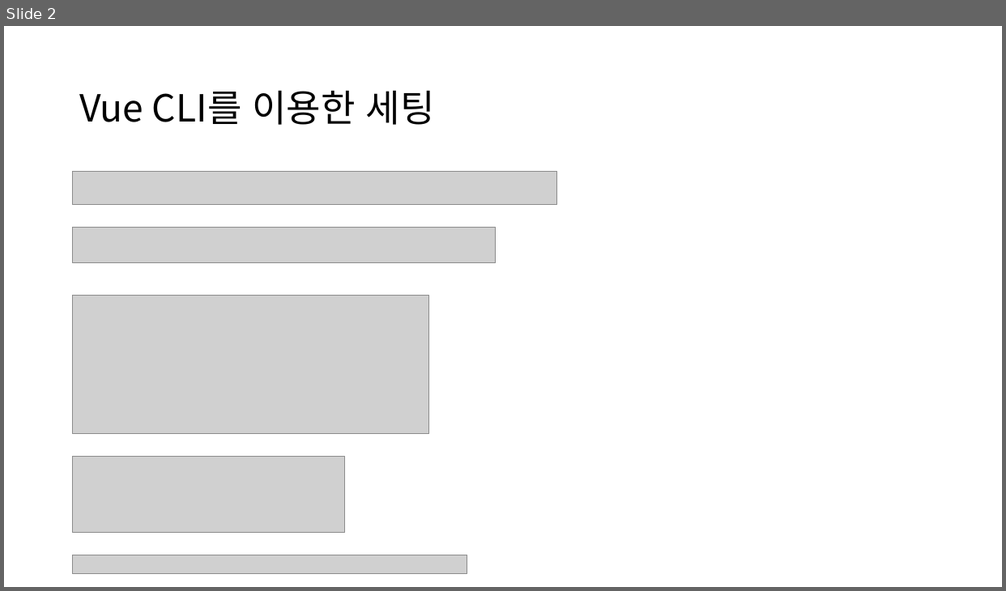
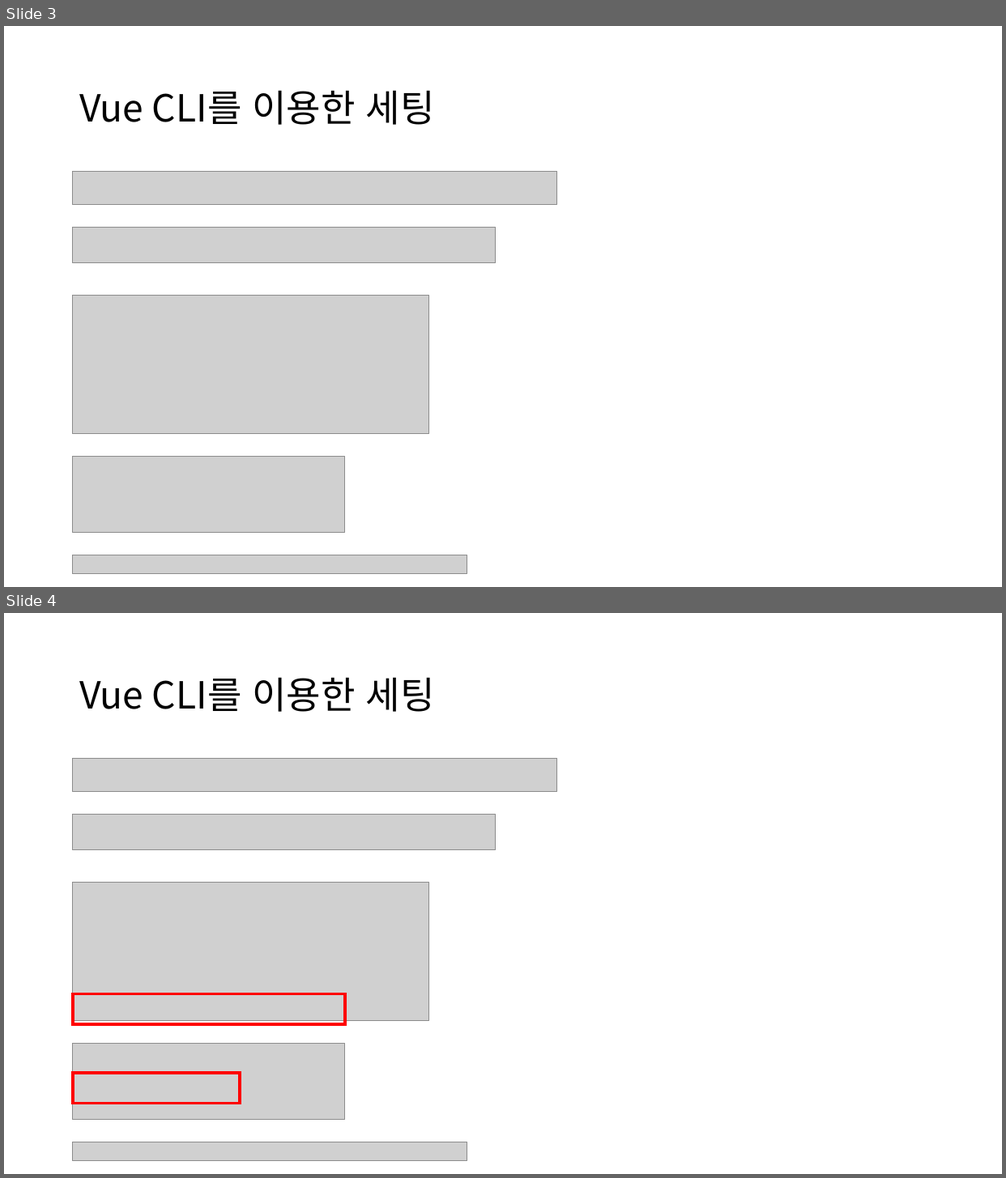
Before and after one commit to WANZARGEN/vue-study, a slide deck: Vue Unit Test.pptx. Shown one above the other, each under a label of ours: slide 2 before the commit, slides 3 and 4 after it. The pictures are 1006x591 and 1006x1178 pixels, drawn with LibreOffice and Linux fonts; fonts in the diff are those of the drawing; grey boxes stand for pictures. Boxes give left, top, right and bottom in pixels: in the first picture for what was removed or moved away, otherwise in the second. Text is boxed around its words. In the diff, an @@ line names an element or a change of style, - is before the commit and + after.

```diff
--- a/Vue Unit Test.pptx
+++ b/Vue Unit Test.pptx
@@ slide 4 added at box(4, 613, 1002, 1174), background #FFFFFF @@
@@ title added at box(80, 677, 435, 712), 36 pt, text #000000 @@
+Vue CLI를 이용한 세팅
@@ picture added at box(73, 758, 557, 791) @@
@@ picture added at box(73, 814, 496, 850) @@
@@ picture added at box(73, 883, 429, 1021) @@
@@ rectangle added at box(73, 994, 345, 1024), outline #FF0000 3 pt @@
@@ picture added at box(73, 1044, 345, 1120) @@
@@ rectangle added at box(73, 1073, 241, 1104), outline #FF0000 3 pt @@
@@ picture added at box(73, 1143, 467, 1161) @@
@@ what was slide 2 is now slide 3 @@
```
Also in this commit, not shown: 7 slides changed, 9 other slides added.
